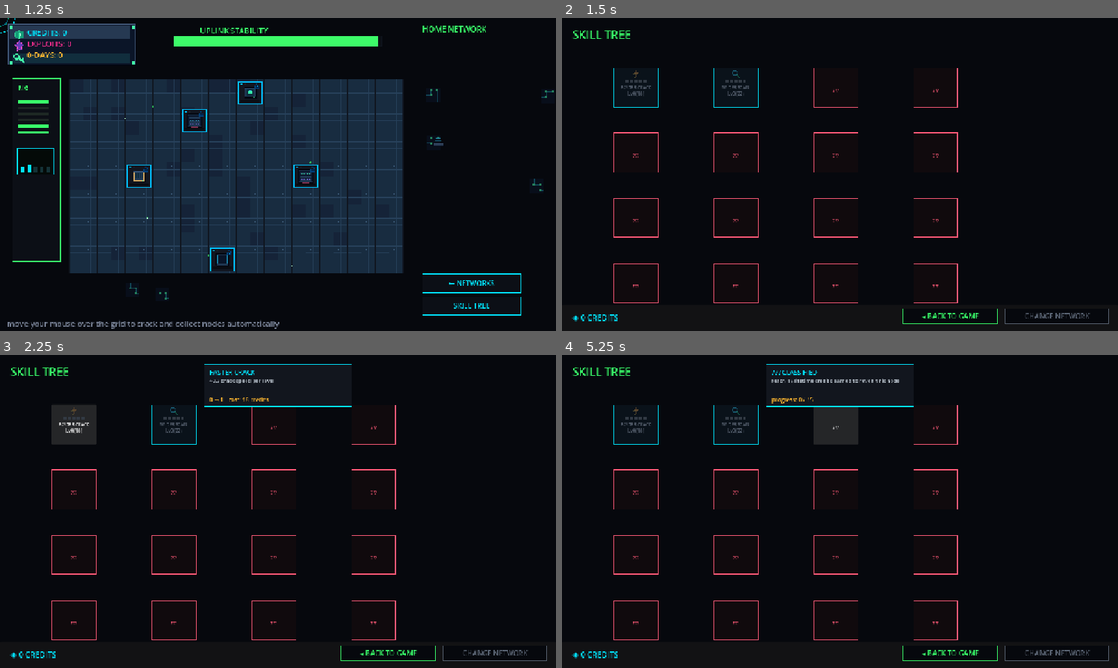
Above: before the commit, frames 1-4 (two rows, left to right).
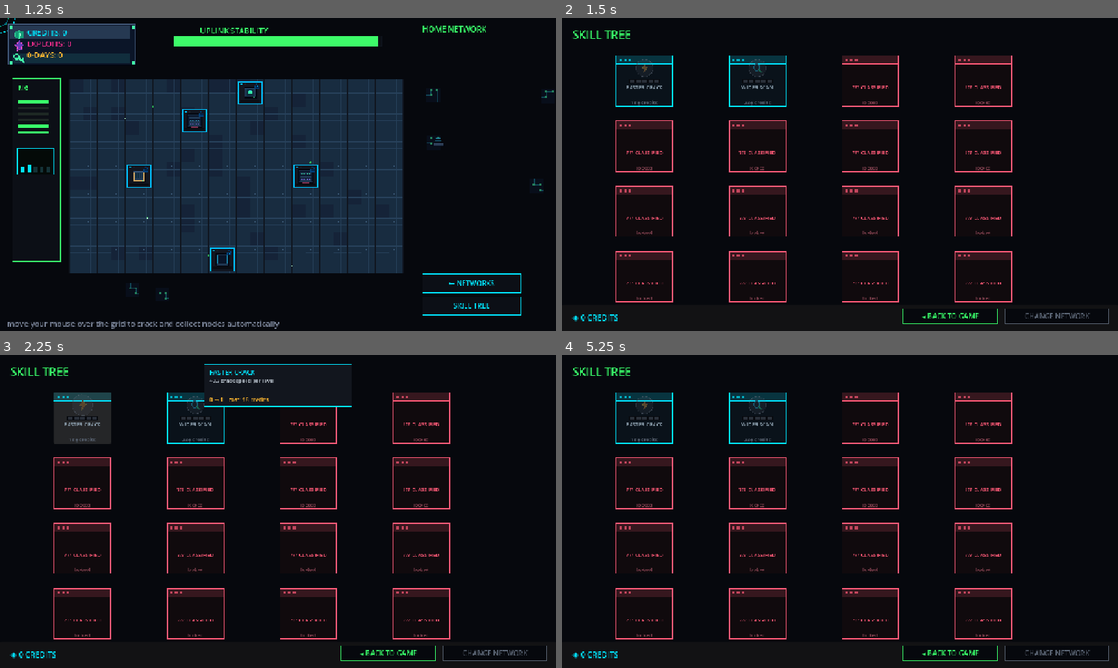
Above: after the commit, the same moments.

Repository: rfonseca85/keep-hacking
Game: Godot game, scene res://scenes/NetworkSelect.tscn
Same seed, same stepped clock (60 frames per second), same inputs: the game is played once before the commit and once after it.
Inputs (mouse positions are in pixels of both pictures, inside the frame that each line leads up to):
- Up to frame 1 (1.25 s): click "BREACH ▸" at 0.5 s
- Up to frame 2 (1.5 s): click "SKILL TREE" at 1.25 s
- Up to frame 3 (2.25 s): click (72, 423) at 2 s, where only the run before the commit has a clickable "FASTER CRACK Lv0 (18)"
- Up to frame 4 (5.25 s): click (645, 417) at 2.77 s; click (734, 423) at 3.5 s, where only the run before the commit has a clickable "WIDER SCAN Lv0 (22)"; click (756, 417) at 4.27 s; click (834, 423) at 5 s, where only the run before the commit has a clickable "???"

Frame 1 is identical in both runs. In frame 2, 8.3% of the frame differs, in the area x 9-81%, y 12-92%; in frame 3, 8.2%; in frame 4, 9.7%, in the area x 9-81%, y 2-92%.

Commit message:
Add dev-mode overlay and polish skill tree visuals
- Add DevMode autoload with backtick toggle, debug-only cheats, and autotest flag
  - Infinite money/time/ultimates, god mode, unlock tiers, max skills, reset save
- Integrate DevMode checks into Main round timer and ultimate cooldown
- Add GameState.reset_all() for clean save reset
- Redesign SkillTree cards: larger layout, header bars, separate name/cost labels
  - Add hover glow, scanline background, and improved pip/level indicators

Diff:
--- a/project.godot
+++ b/project.godot
@@ -19,6 +19,7 @@
 
 GameState="*res://scripts/GameState.gd"
 Audio="*res://scripts/Audio.gd"
+DevMode="*res://scripts/DevMode.gd"
 
 [display]
 
--- /dev/null
+++ b/scripts/DevMode.gd
@@ -0,0 +1,195 @@
+extends CanvasLayer
+
+var infinite_money: bool = false
+var infinite_time: bool = false
+var infinite_ultimates: bool = false
+var god_mode: bool = false
+
+var menu_open: bool = false
+var panel: Panel
+var status_lbl: Label
+var toggle_meta: Dictionary = {}
+
+# Mirrors scripts/SkillTree.gd's SkillDef ids/max levels so dev-mode can
+# mark every node MAX without needing the scene-local SkillDef instances.
+const SKILL_MAX := {
+	"speed1": 5, "radius1": 5, "yield1": 5, "footprint1": 5,
+	"duration1": 4, "bot1": 4, "weaken_all": 5, "forensics1": 3,
+	"speed2": 3, "radius2": 3, "bot2": 2, "yield2": 3,
+	"hunter_bot": 3, "row_wipe": 3, "ultimate_wipe": 3,
+}
+
+func _ready() -> void:
+	layer = 100
+	_build_ui()
+	panel.visible = false
+	node_dim.visible = false
+	set_process(true)
+	set_process_unhandled_input(true)
+	if OS.is_debug_build() and OS.get_cmdline_user_args().has("autotest_devmode"):
+		get_tree().create_timer(0.4).timeout.connect(func():
+			menu_open = true
+			panel.visible = true
+			node_dim.visible = true
+			_refresh_status()
+		)
+
+func _unhandled_input(event: InputEvent) -> void:
+	if event is InputEventKey and event.pressed and not event.echo and event.keycode == KEY_QUOTELEFT:
+		menu_open = not menu_open
+		panel.visible = menu_open
+		node_dim.visible = menu_open
+		_refresh_status()
+		get_viewport().set_input_as_handled()
+
+func _process(_delta: float) -> void:
+	if infinite_money or god_mode:
+		GameState.credits = max(GameState.credits, 999999999)
+		GameState.exploits = max(GameState.exploits, 999999)
+		GameState.zerodays = max(GameState.zerodays, 999999)
+		GameState.lifetime_credits_earned = max(GameState.lifetime_credits_earned, 999999999)
+	if god_mode:
+		GameState.unlocked_tiers = [true, true, true, true]
+
+func _build_ui() -> void:
+	var dim := ColorRect.new()
+	dim.color = Color(0, 0, 0, 0.6)
+	dim.size = Vector2(1280, 720)
+	dim.mouse_filter = Control.MOUSE_FILTER_IGNORE
+	add_child(dim)
+	node_dim = dim
+
+	panel = Panel.new()
+	panel.position = Vector2(340, 90)
+	panel.size = Vector2(600, 550)
+	var sb := StyleBoxFlat.new()
+	sb.bg_color = Color8(8, 10, 16, 250)
+	sb.border_color = Color8(255, 184, 48)
+	sb.set_border_width_all(3)
+	sb.set_corner_radius_all(0)
+	panel.add_theme_stylebox_override("panel", sb)
+	add_child(panel)
+
+	var title := Label.new()
+	title.text = "⚙ DEV MODE"
+	title.position = Vector2(20, 14)
+	title.add_theme_font_size_override("font_size", 22)
+	title.add_theme_color_override("font_color", Color8(255, 184, 48))
+	panel.add_child(title)
+
+	var hint := Label.new()
+	hint.text = "press ` to close"
+	hint.position = Vector2(460, 20)
+	hint.add_theme_font_size_override("font_size", 12)
+	hint.add_theme_color_override("font_color", Color8(120, 130, 145))
+	panel.add_child(hint)
+
+	var y := 56
+	_add_toggle("god_mode", "★ GOD MODE — unlock + max everything + infinite all", y, Color8(255, 184, 48)); y += 50
+	y += 8
+	_add_toggle("infinite_money", "INFINITE MONEY (credits / exploits / 0-days)", y); y += 44
+	_add_toggle("infinite_time", "INFINITE TIME (uplink stability never drops)", y); y += 44
+	_add_toggle("infinite_ultimates", "INFINITE ULTIMATES (zero cooldown)", y); y += 44
+	y += 14
+
+	_add_action("UNLOCK ALL NETWORKS", y, _on_unlock_all_tiers); y += 44
+	_add_action("MAX ALL SKILLS (levels + effects)", y, _on_max_all_skills); y += 44
+	_add_action("SPAWN MAXIMUM NODES ON GRID", y, _on_max_nodes); y += 44
+	_add_action("RESET SAVE TO DEFAULTS", y, _on_reset_save, Color8(255, 90, 120)); y += 50
+
+	status_lbl = Label.new()
+	status_lbl.position = Vector2(20, y)
+	status_lbl.size = Vector2(560, 100)
+	status_lbl.autowrap_mode = TextServer.AUTOWRAP_WORD
+	status_lbl.add_theme_font_size_override("font_size", 12)
+	status_lbl.add_theme_color_override("font_color", Color8(140, 150, 165))
+	panel.add_child(status_lbl)
+
+var node_dim: ColorRect
+
+func _add_toggle(key: String, label: String, y: int, accent: Color = Color8(57, 255, 106)) -> void:
+	var btn := Button.new()
+	btn.position = Vector2(20, y)
+	btn.size = Vector2(560, 40)
+	btn.pressed.connect(func():
+		set(key, not get(key))
+		_style_toggle(btn, get(key), label, accent)
+		_refresh_status()
+	)
+	_style_toggle(btn, get(key), label, accent)
+	panel.add_child(btn)
+	toggle_meta[key] = {"btn": btn, "label": label, "accent": accent}
+
+func _style_toggle(btn: Button, on: bool, label: String, accent: Color) -> void:
+	btn.text = ("●  " if on else "○  ") + label
+	var sb := StyleBoxFlat.new()
+	sb.bg_color = Color(accent.r, accent.g, accent.b, 0.18) if on else Color8(14, 16, 22)
+	sb.border_color = accent if on else Color8(60, 68, 80)
+	sb.set_border_width_all(2)
+	sb.set_corner_radius_all(0)
+	btn.add_theme_stylebox_override("normal", sb)
+	btn.add_theme_stylebox_override("hover", sb)
+	btn.add_theme_stylebox_override("pressed", sb)
+	btn.add_theme_color_override("font_color", accent if on else Color8(180, 190, 200))
+
+func _add_action(label: String, y: int, callback: Callable, color: Color = Color8(0, 229, 255)) -> void:
+	var btn := Button.new()
+	btn.position = Vector2(20, y)
+	btn.size = Vector2(560, 38)
+	btn.text = "▸  " + label
+	var sb := StyleBoxFlat.new()
+	sb.bg_color = Color8(14, 16, 22)
+	sb.border_color = color
+	sb.set_border_width_all(2)
+	sb.set_corner_radius_all(0)
+	btn.add_theme_stylebox_override("normal", sb)
+	btn.add_theme_color_override("font_color", color)
+	btn.pressed.connect(func():
+		callback.call()
+		_refresh_status()
+	)
+	panel.add_child(btn)
+
+func _on_unlock_all_tiers() -> void:
+	GameState.unlocked_tiers = [true, true, true, true]
+
+func _on_max_all_skills() -> void:
+	GameState.lifetime_credits_earned = max(GameState.lifetime_credits_earned, 999999999)
+	for id in SKILL_MAX.keys():
+		GameState.skill_levels[id] = SKILL_MAX[id]
+	GameState.decrypt_speed = 5.0
+	GameState.decrypt_radius = 160.0
+	GameState.bot_level = 10
+	GameState.yield_mult = 3.5
+	GameState.round_duration = 90.0
+	GameState.honeypot_penalty_mult = 0.2
+	GameState.max_nodes = 25
+	GameState.weaken_mult = 2.0
+	GameState.hunter_bot_count = 3
+	GameState.row_wipe_level = 3
+	GameState.ultimate_wipe_level = 3
+	GameState.zerodays += 10
+
+func _on_max_nodes() -> void:
+	GameState.max_nodes = 25
+
+func _on_reset_save() -> void:
+	GameState.reset_all()
+	infinite_money = false
+	infinite_time = false
+	infinite_ultimates = false
+	god_mode = false
+	for key in toggle_meta.keys():
+		var m: Dictionary = toggle_meta[key]
+		_style_toggle(m["btn"], false, m["label"], m["accent"])
+
+func _refresh_status() -> void:
+	if status_lbl == null:
+		return
+	status_lbl.text = "◈ %d credits (lifetime %d)   ※ %d exploits   ♦ %d 0-days\nspeed %.2f  radius %.0f  bots %d  yield x%.2f  round %.0fs  max_nodes %d\nhunters %d  row-purge Lv%d  ultimate Lv%d  tiers unlocked: %d/4" % [
+		GameState.credits, GameState.lifetime_credits_earned, GameState.exploits, GameState.zerodays,
+		GameState.decrypt_speed, GameState.decrypt_radius, GameState.bot_level, GameState.yield_mult,
+		GameState.round_duration, GameState.max_nodes,
+		GameState.hunter_bot_count, GameState.row_wipe_level, GameState.ultimate_wipe_level,
+		GameState.unlocked_tiers.count(true)
+	]
--- a/scripts/GameState.gd
+++ b/scripts/GameState.gd
@@ -59,3 +59,23 @@
 		unlocked_tiers[i] = true
 		return true
 	return false
+
+func reset_all() -> void:
+	credits = 0
+	exploits = 0
+	zerodays = 0
+	lifetime_credits_earned = 0
+	decrypt_speed = 0.55
+	decrypt_radius = 34.0
+	bot_level = 0
+	yield_mult = 1.0
+	round_duration = 30.0
+	honeypot_penalty_mult = 1.0
+	max_nodes = 5
+	weaken_mult = 1.0
+	hunter_bot_count = 0
+	row_wipe_level = 0
+	ultimate_wipe_level = 0
+	skill_levels = {}
+	selected_tier = 0
+	unlocked_tiers = [true, false, false, false]
--- a/scripts/Main.gd
+++ b/scripts/Main.gd
@@ -615,7 +615,8 @@
 		_update_row_wipe(delta)
 		_update_ultimate(delta)
 
-		trace_progress -= delta / GameState.round_duration
+		if not (DevMode.infinite_time or DevMode.god_mode):
+			trace_progress -= delta / GameState.round_duration
 		if trace_progress <= 0.0:
 			trace_progress = 0.0
 			_end_round()
@@ -727,10 +728,12 @@
 			_exfiltrate(n)
 
 func _update_ultimate(delta: float) -> void:
-	if GameState.ultimate_wipe_level <= 0:
+	if GameState.ultimate_wipe_level <= 0 and not DevMode.god_mode:
 		return
 	if ultimate_btn == null:
 		_build_ultimate_button()
+	if DevMode.infinite_ultimates or DevMode.god_mode:
+		ultimate_cooldown = 0.0
 	if ultimate_cooldown > 0.0:
 		ultimate_cooldown -= delta
 		ultimate_cd_bar.value = 1.0 - max(0.0, ultimate_cooldown) / _ultimate_cooldown_max()
--- a/scripts/SkillTree.gd
+++ b/scripts/SkillTree.gd
@@ -10,8 +10,10 @@
 
 const COLS := 4
 const ROWS := 4
-const COL_X := [170, 400, 630, 860]
-const ROW_Y := [160, 310, 460, 610]
+const COL_X := [190, 450, 710, 970]
+const ROW_Y := [145, 295, 445, 595]
+const CARD_W := 132.0
+const CARD_H := 118.0
 
 class SkillDef:
 	var id: String
@@ -56,6 +58,11 @@
 	add_child(mesh)
 	mesh.draw.connect(_draw_matrix_bg.bind(mesh))
 
+	var scan := Node2D.new()
+	scan.z_index = -2
+	add_child(scan)
+	scan.draw.connect(_draw_scanlines.bind(scan))
+
 	_define_skills()
 	_draw_links()
 	_build_nodes()
@@ -129,6 +136,12 @@
 		if rng.randf() < 0.1:
 			node.draw_rect(Rect2(x, y, 2, 2), Color8(30, 50, 42), true)
 
+func _draw_scanlines(node: Node2D) -> void:
+	var y := 0
+	while y < 720:
+		node.draw_rect(Rect2(0, y, 1280, 1), Color(1, 1, 1, 0.012), true)
+		y += 3
+
 func _draw_links() -> void:
 	var line_node := Node2D.new()
 	line_node.z_index = -1
@@ -143,24 +156,74 @@
 	for s in skills:
 		var p := _pos(s.row, s.col)
 		var btn := Button.new()
-		btn.position = p - Vector2(52, 46)
-		btn.size = Vector2(104, 92)
-		btn.autowrap_mode = TextServer.AUTOWRAP_WORD
-		btn.add_theme_font_size_override("font_size", 10)
+		btn.position = p - Vector2(CARD_W / 2.0, CARD_H / 2.0)
+		btn.size = Vector2(CARD_W, CARD_H)
+		btn.text = ""
 		btn.pressed.connect(_on_node_pressed.bind(s, btn))
-		btn.mouse_entered.connect(_show_preview.bind(s))
-		btn.mouse_exited.connect(_hide_preview)
+		btn.mouse_entered.connect(_on_node_hover.bind(s, true))
+		btn.mouse_exited.connect(_on_node_hover.bind(s, false))
 		add_child(btn)
 		node_buttons[s.id] = btn
+
+		var header := Node2D.new()
+		header.position = p - Vector2(CARD_W / 2.0, CARD_H / 2.0)
+		add_child(header)
+		header.draw.connect(_draw_card_header.bind(header, s))
+		node_icons[s.id + "_header"] = header
 
 		var icon_node := _SkillIcon.new()
 		icon_node.icon_key = s.icon
 		icon_node.max_level = s.max_level
-		icon_node.position = p - Vector2(0, 32)
+		icon_node.position = p - Vector2(0, 30)
 		add_child(icon_node)
 		node_icons[s.id] = icon_node
 
+		var name_lbl := Label.new()
+		name_lbl.position = p - Vector2(CARD_W / 2.0 - 4, -6)
+		name_lbl.size = Vector2(CARD_W - 8, 30)
+		name_lbl.horizontal_alignment = HORIZONTAL_ALIGNMENT_CENTER
+		name_lbl.autowrap_mode = TextServer.AUTOWRAP_WORD
+		name_lbl.add_theme_font_size_override("font_size", 12)
+		add_child(name_lbl)
+		node_icons[s.id + "_name"] = name_lbl
+
+		var sub_lbl := Label.new()
+		sub_lbl.position = p - Vector2(CARD_W / 2.0 - 4, -42)
+		sub_lbl.size = Vector2(CARD_W - 8, 18)
+		sub_lbl.horizontal_alignment = HORIZONTAL_ALIGNMENT_CENTER
+		sub_lbl.add_theme_font_size_override("font_size", 11)
+		add_child(sub_lbl)
+		node_icons[s.id + "_sub"] = sub_lbl
+
 		_refresh_node(s, btn)
+
+func _on_node_hover(s, entered: bool) -> void:
+	var icon_node: Node2D = node_icons.get(s.id)
+	if entered:
+		_show_preview(s)
+		if icon_node:
+			icon_node.hovered = true
+			icon_node.queue_redraw()
+	else:
+		_hide_preview()
+		if icon_node:
+			icon_node.hovered = false
+			icon_node.queue_redraw()
+
+func _draw_card_header(node: Node2D, s) -> void:
+	var col := _state_color(s)
+	node.draw_rect(Rect2(0, 0, CARD_W, 20), Color(col.r, col.g, col.b, 0.16), true)
+	node.draw_line(Vector2(0, 20), Vector2(CARD_W, 20), col, 1.0)
+	for d in range(3):
+		node.draw_rect(Rect2(8 + d * 11, 8, 6, 6), Color(col.r, col.g, col.b, 0.7), true)
+
+func _state_color(s) -> Color:
+	if not _is_revealed(s) or s.max_level == 0:
+		return COL_LOCKED
+	var lvl: int = GameState.skill_levels.get(s.id, 0)
+	if lvl > 0:
+		return COL_GREEN
+	return COL_CYAN
 
 func _is_revealed(s) -> bool:
 	return GameState.lifetime_credits_earned >= s.reveal_threshold
@@ -186,46 +249,65 @@
 
 func _refresh_node(s, btn: Button) -> void:
 	var icon_node: Node2D = node_icons[s.id]
+	var name_lbl: Label = node_icons[s.id + "_name"]
+	var sub_lbl: Label = node_icons[s.id + "_sub"]
+	var header: Node2D = node_icons[s.id + "_header"]
 	var revealed := _is_revealed(s)
+
 	if not revealed:
-		btn.text = "\n\n\n???"
+		name_lbl.text = "??? CLASSIFIED"
+		name_lbl.add_theme_color_override("font_color", COL_LOCKED)
+		sub_lbl.text = "locked"
+		sub_lbl.add_theme_color_override("font_color", Color8(140, 70, 85))
 		btn.add_theme_stylebox_override("normal", _skill_stylebox("locked"))
-		btn.add_theme_color_override("font_color", COL_LOCKED)
 		icon_node.visible = false
 		icon_node.level = 0
+		header.queue_redraw()
 		return
 
 	icon_node.visible = true
 	var lvl: int = GameState.skill_levels.get(s.id, 0)
 	icon_node.level = lvl
+
 	if s.max_level == 0:
-		btn.text = "\n\n\n%s" % s.label
+		name_lbl.text = s.label
+		name_lbl.add_theme_color_override("font_color", COL_DIM)
+		sub_lbl.text = "research pending"
+		sub_lbl.add_theme_color_override("font_color", COL_DIM)
 		btn.add_theme_stylebox_override("normal", _skill_stylebox("locked"))
-		btn.add_theme_color_override("font_color", COL_DIM)
 		icon_node.visible = false
-		return
-
+		header.queue_redraw()
+		return
+
+	name_lbl.text = s.label
 	if lvl >= s.max_level:
-		btn.text = "\n\n\n%s\nMAX" % s.label
+		name_lbl.add_theme_color_override("font_color", COL_GREEN)
+		sub_lbl.text = "★ MAX LEVEL"
+		sub_lbl.add_theme_color_override("font_color", COL_GREEN)
 		btn.add_theme_stylebox_override("normal", _skill_stylebox("active"))
-		btn.add_theme_color_override("font_color", COL_GREEN)
 		icon_node.col = COL_GREEN
 	else:
 		var cost: int = int(s.cost * pow(1.5, lvl))
-		btn.text = "\n\n\n%s\nLv%d (%d)" % [s.label, lvl, cost]
 		if lvl > 0:
+			name_lbl.add_theme_color_override("font_color", COL_GREEN)
+			sub_lbl.text = "Lv%d/%d  ·  %d◈" % [lvl, s.max_level, cost]
+			sub_lbl.add_theme_color_override("font_color", COL_GREEN)
 			btn.add_theme_stylebox_override("normal", _skill_stylebox("active"))
-			btn.add_theme_color_override("font_color", COL_GREEN)
 			icon_node.col = COL_GREEN
 		elif GameState.credits >= cost:
+			name_lbl.add_theme_color_override("font_color", COL_CYAN)
+			sub_lbl.text = "%d◈ credits" % cost
+			sub_lbl.add_theme_color_override("font_color", COL_CYAN)
 			btn.add_theme_stylebox_override("normal", _skill_stylebox("available"))
-			btn.add_theme_color_override("font_color", COL_CYAN)
 			icon_node.col = COL_CYAN
 		else:
+			name_lbl.add_theme_color_override("font_color", Color8(150, 170, 185))
+			sub_lbl.text = "%d◈ credits" % cost
+			sub_lbl.add_theme_color_override("font_color", COL_DIM)
 			btn.add_theme_stylebox_override("normal", _skill_stylebox("available"))
-			btn.add_theme_color_override("font_color", COL_DIM)
 			icon_node.col = COL_DIM
 	icon_node.queue_redraw()
+	header.queue_redraw()
 
 func _skill_stylebox(state: String) -> StyleBox:
 	var sb := StyleBoxFlat.new()
@@ -362,19 +444,27 @@
 	var col: Color = Color8(0, 229, 255)
 	var level: int = 0
 	var max_level: int = 0
+	var hovered: bool = false
 	var _tex: Texture2D
 	func _ready() -> void:
 		_tex = KHArt.tex("icons", icon_key)
 		queue_redraw()
 	func _draw() -> void:
+		var glow_r := 24.0 if hovered else 20.0
+		draw_circle(Vector2.ZERO, glow_r, Color(col.r, col.g, col.b, 0.14))
+		draw_arc(Vector2.ZERO, glow_r, 0, TAU, 28, Color(col.r, col.g, col.b, 0.5), 1.0)
 		if _tex:
-			draw_texture_rect(_tex, Rect2(-11, -11, 22, 22), false, col)
+			var sz := 30.0 if hovered else 26.0
+			draw_texture_rect(_tex, Rect2(-sz / 2.0, -sz / 2.0, sz, sz), false, col)
 		if max_level > 0:
-			var pip_w := 7.0
-			var gap := 3.0
+			var pip_w := 10.0
+			var gap := 4.0
 			var total_w := max_level * pip_w + (max_level - 1) * gap
 			var start_x := -total_w / 2.0
+			var track := Rect2(start_x - 3, 25, total_w + 6, 10)
+			draw_rect(track, Color8(8, 10, 15), true)
+			draw_rect(track, Color(col.r, col.g, col.b, 0.3), false, 1.0)
 			for i in range(max_level):
 				var filled := i < level
-				var c := col if filled else Color8(50, 58, 68)
-				draw_rect(Rect2(start_x + i * (pip_w + gap), 16, pip_w, 5), c, true)
+				var c := col if filled else Color8(42, 48, 58)
+				draw_rect(Rect2(start_x + i * (pip_w + gap), 27, pip_w, 6), c, true)
